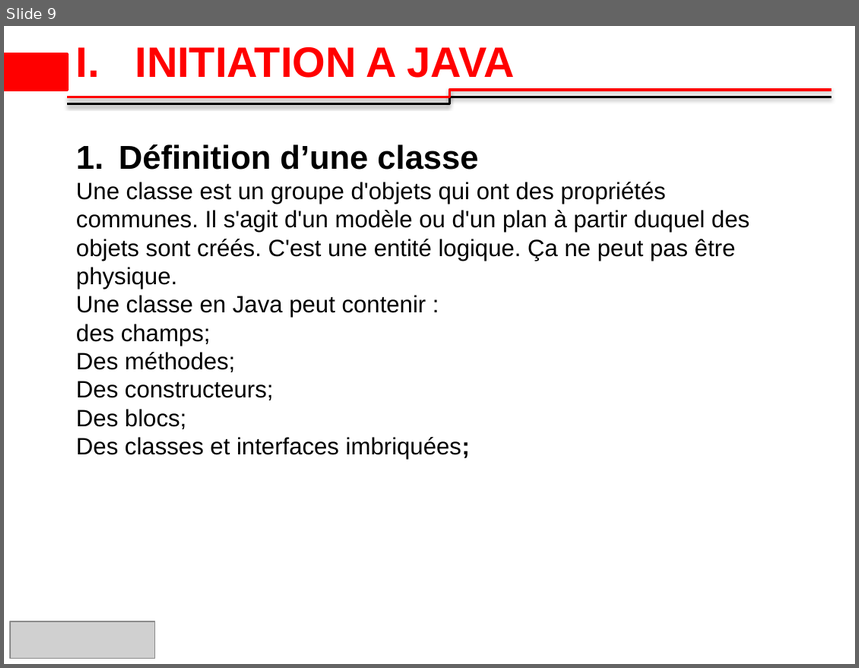
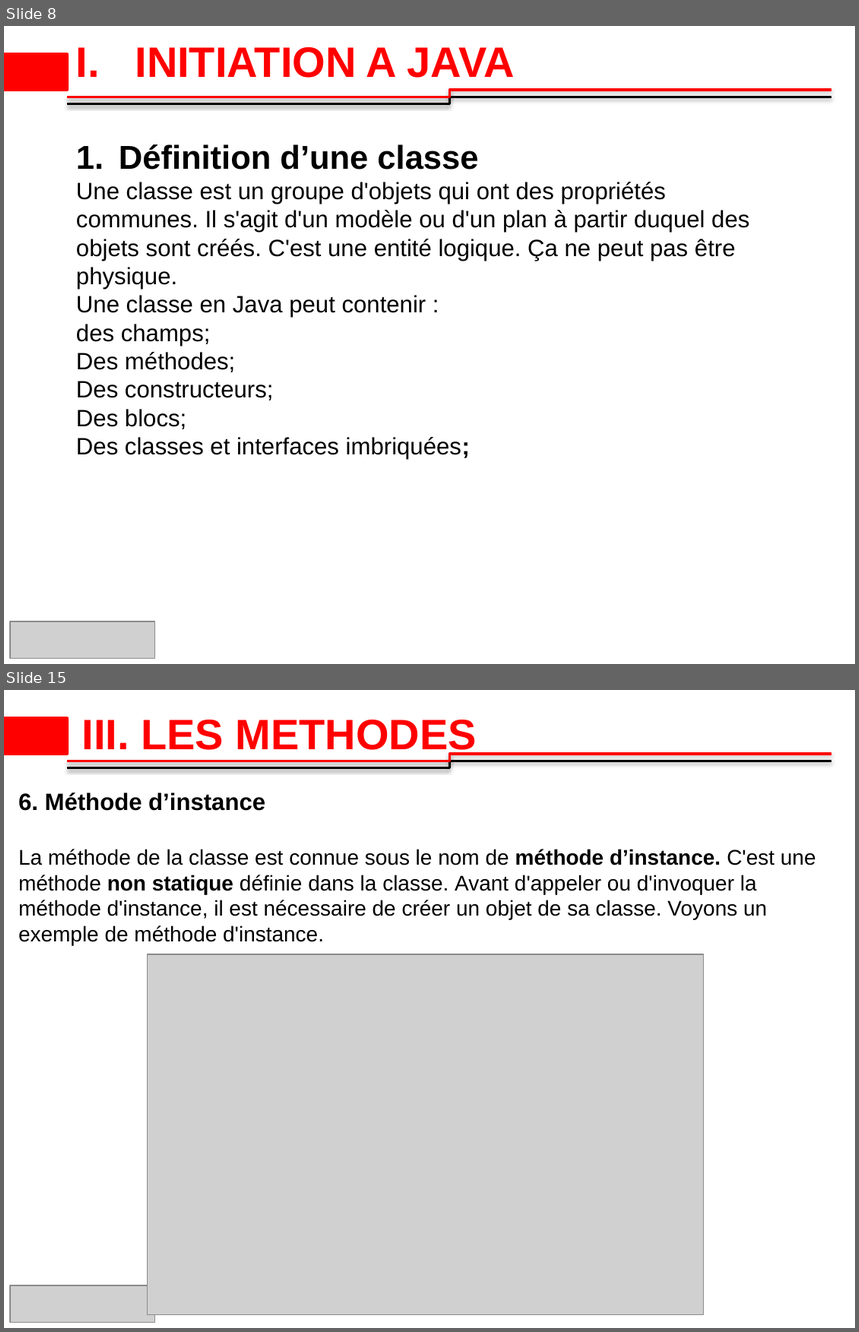
Before and after one commit to 2losky/Poo_Java, a slide deck: java-oop latest.pptx. Shown one above the other, each under a label of ours: slide 9 before the commit, slides 8 and 15 after it; the slides between them are not shown. The pictures are 859x668 and 859x1332 pixels, drawn with LibreOffice and Linux fonts; fonts in the diff are those of the drawing; grey boxes stand for pictures; background and template pictures are left out. Boxes give left, top, right and bottom in pixels: in the first picture for what was removed or moved away, otherwise in the second. Text is boxed around its words. In the diff, an @@ line names an element or a change of style, - is before the commit and + after.

Commit message:
objet, classe, methode

```diff
--- a/java-oop latest.pptx
+++ b/java-oop latest.pptx
@@ slide 15 added at box(4, 690, 855, 1328), background #FFFFFF; not listed: 3 template elements that a slide beside it also shows @@
@@ title added at box(82, 720, 477, 757), 36 pt, text #FF0000, bold @@
+III. LES METHODES
@@ text added at box(18, 793, 816, 945), 18 pt, text #000000 @@
+6. Méthode d’instance
+La méthode de la classe est connue sous le nom de méthode d’instance. C'est une méthode non statique définie dans la classe. Avant d'appeler ou d'invoquer la méthode d'instance, il est nécessaire de créer un objet de sa classe. Voyons un exemple de méthode d'instance.
@@ picture added at box(147, 954, 704, 1315) @@
@@ picture added at box(10, 1286, 154, 1322) @@
@@ what was slide 9 is now slide 8 @@
```
Also in this commit, not shown: 2 slides changed, 9 other slides added, 1 slide removed, 2 other files.
